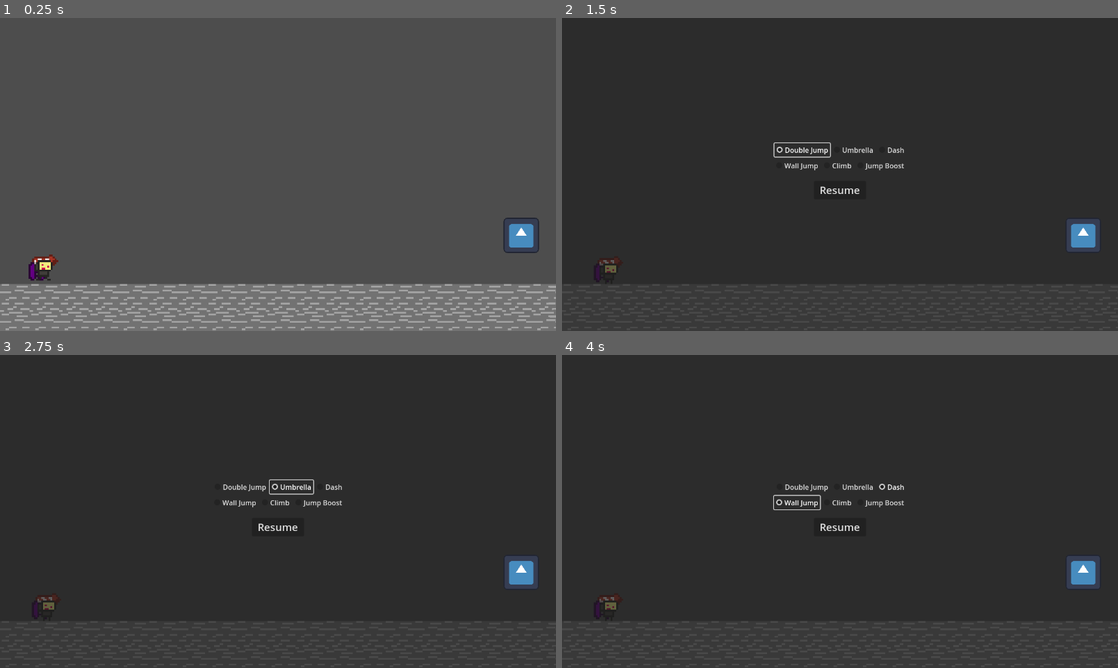
Above: before the commit, frames 1-4 (two rows, left to right).
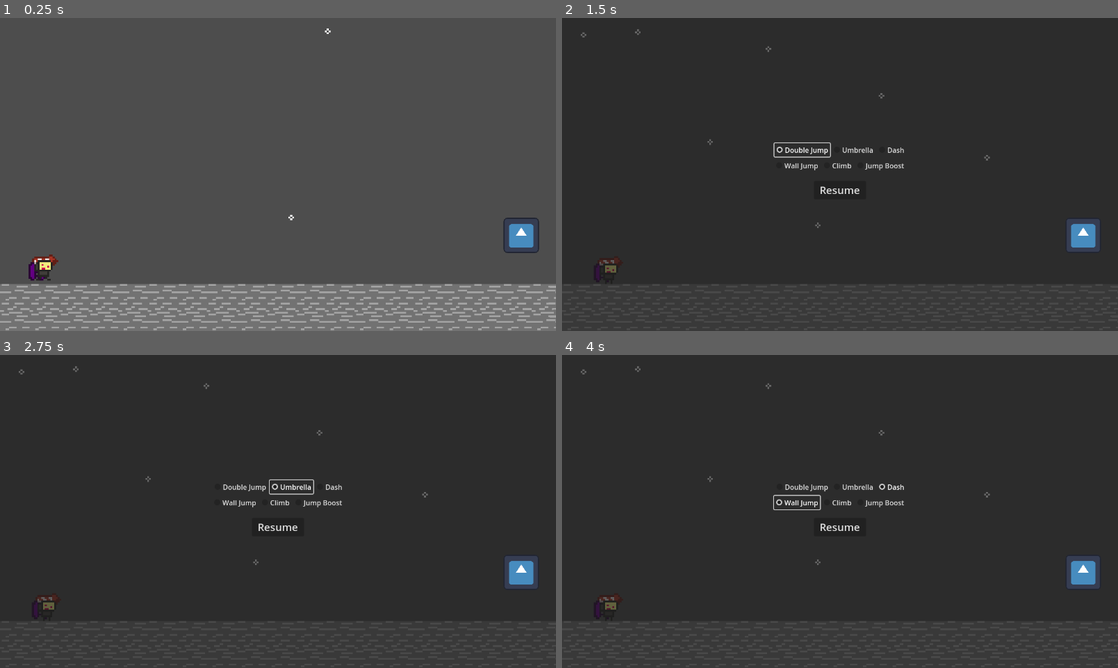
Above: after the commit, the same moments.

Repository: arcality/Built-to-Scale-GMTK-2024
Game: Godot game, scene res://scenes/main.tscn
Two runs of this game, one before a commit and one after it. Both use one fixed random seed, a clock stepped at 60 frames per second and the inputs below. The engine's default icon, where the game draws it, is replaced by a stand-in: a white triangle on a blue panel in a dark square.
Inputs (mouse positions are in pixels of both pictures, inside the frame that each line leads up to):
- Up to frame 1 (0.25 s): no input
- Up to frame 2 (1.5 s): move the mouse to (962, 158) at 0.52 s; hold D (move_right) 0.53-1.25 s; tap E (edit) at 0.6 s; click (962, 158) at 0.67 s; tap Space (jump) at 0.77 s; click "Double Jump" at 1.25 s
- Up to frame 3 (2.75 s): click "Umbrella" at 2 s
- Up to frame 4 (4 s): click "Dash" at 2.75 s; click "Wall Jump" at 3.5 s

The runs differ from the first frame. In frame 1, less than 0.1% of the frame differs, in the area x 51-60%, y 3-65%; in frame 2, less than 0.1%, in the area x 3-77%, y 3-68%; in frame 3, less than 0.1%; in frame 4, less than 0.1%.

Commit message:
added snowflakes

Diff:
--- a/scenes/main.tscn
+++ b/scenes/main.tscn
@@ -1,7 +1,8 @@
-[gd_scene load_steps=8 format=3 uid="uid://v30ilrrghva1"]
+[gd_scene load_steps=9 format=3 uid="uid://v30ilrrghva1"]
 
 [ext_resource type="Script" path="res://scripts/main.gd" id="1_8n6hf"]
 [ext_resource type="PackedScene" uid="uid://dujgkqlppnd1d" path="res://scenes/temp_terrain.tscn" id="1_k1u6s"]
+[ext_resource type="PackedScene" uid="uid://1rumcv8m0vud" path="res://scenes/snow_fall.tscn" id="2_awtdv"]
 [ext_resource type="PackedScene" uid="uid://cctium1kl6vc2" path="res://scenes/death_zone.tscn" id="2_qfu47"]
 [ext_resource type="PackedScene" uid="uid://dol4ikt2xc18v" path="res://scenes/player.tscn" id="2_tyjf3"]
 [ext_resource type="PackedScene" uid="uid://ce5q1qa0j4hhh" path="res://scenes/edit_area.tscn" id="4_lfd5i"]
@@ -10,6 +11,8 @@
 
 [node name="Main" type="Node"]
 script = ExtResource("1_8n6hf")
+
+[node name="SnowFall" parent="." instance=ExtResource("2_awtdv")]
 
 [node name="DeathZone" parent="." instance=ExtResource("2_qfu47")]
 
--- /dev/null
+++ b/scenes/snow_fall.tscn
@@ -0,0 +1,18 @@
+[gd_scene load_steps=2 format=3 uid="uid://1rumcv8m0vud"]
+
+[ext_resource type="Texture2D" uid="uid://dary8n1yba3u3" path="res://assets/sprites/snowflake.png" id="1_k1f3s"]
+
+[node name="SnowFall" type="CPUParticles2D"]
+scale = Vector2(4.25, 4.25)
+amount = 40
+lifetime = 2.0
+texture = ExtResource("1_k1f3s")
+emission_shape = 3
+emission_rect_extents = Vector2(175.294, 75)
+direction = Vector2(1, 1)
+spread = 12.27
+gravity = Vector2(0, 0)
+initial_velocity_min = 190.67
+initial_velocity_max = 231.07
+scale_amount_min = 2.13
+scale_amount_max = 2.13
--- a/scripts/main.gd
+++ b/scripts/main.gd
@@ -68,7 +68,7 @@
 		if i.name.to_lower().contains("level"):
 			remove_child(i)
 	add_child(levels[new_level])
-	move_child(levels[new_level], 0)
+	move_child(levels[new_level], 1)
 	$Player.position = level_spawns[new_level]
 	$Player.spawn_position = level_spawns[new_level]
 	$edit_area.position = level_spawns[new_level]
Binary file added: assets/sprites/snowflake.png
Not shown, added: assets/sprites/snowflake.png.import
